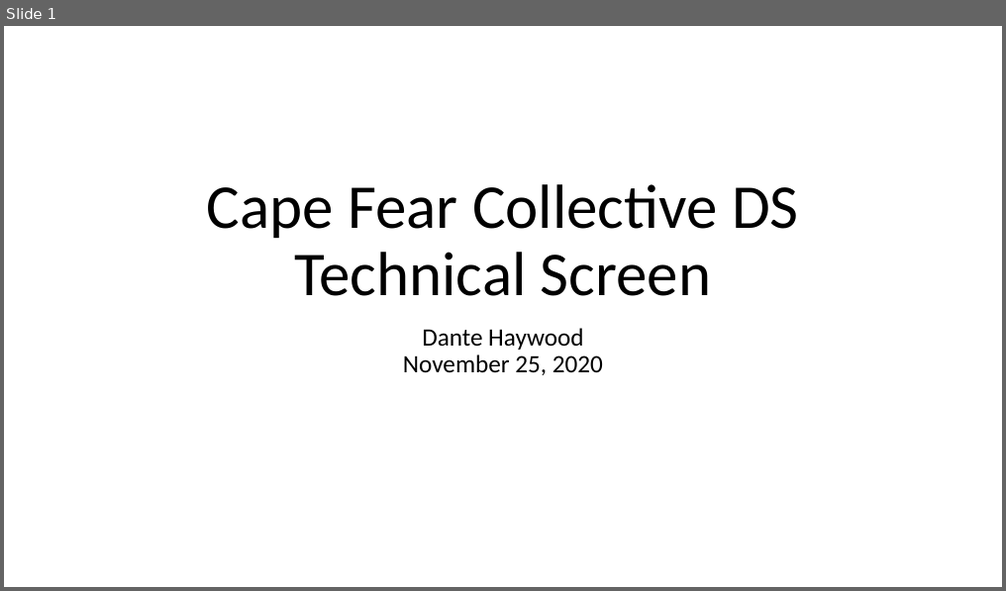
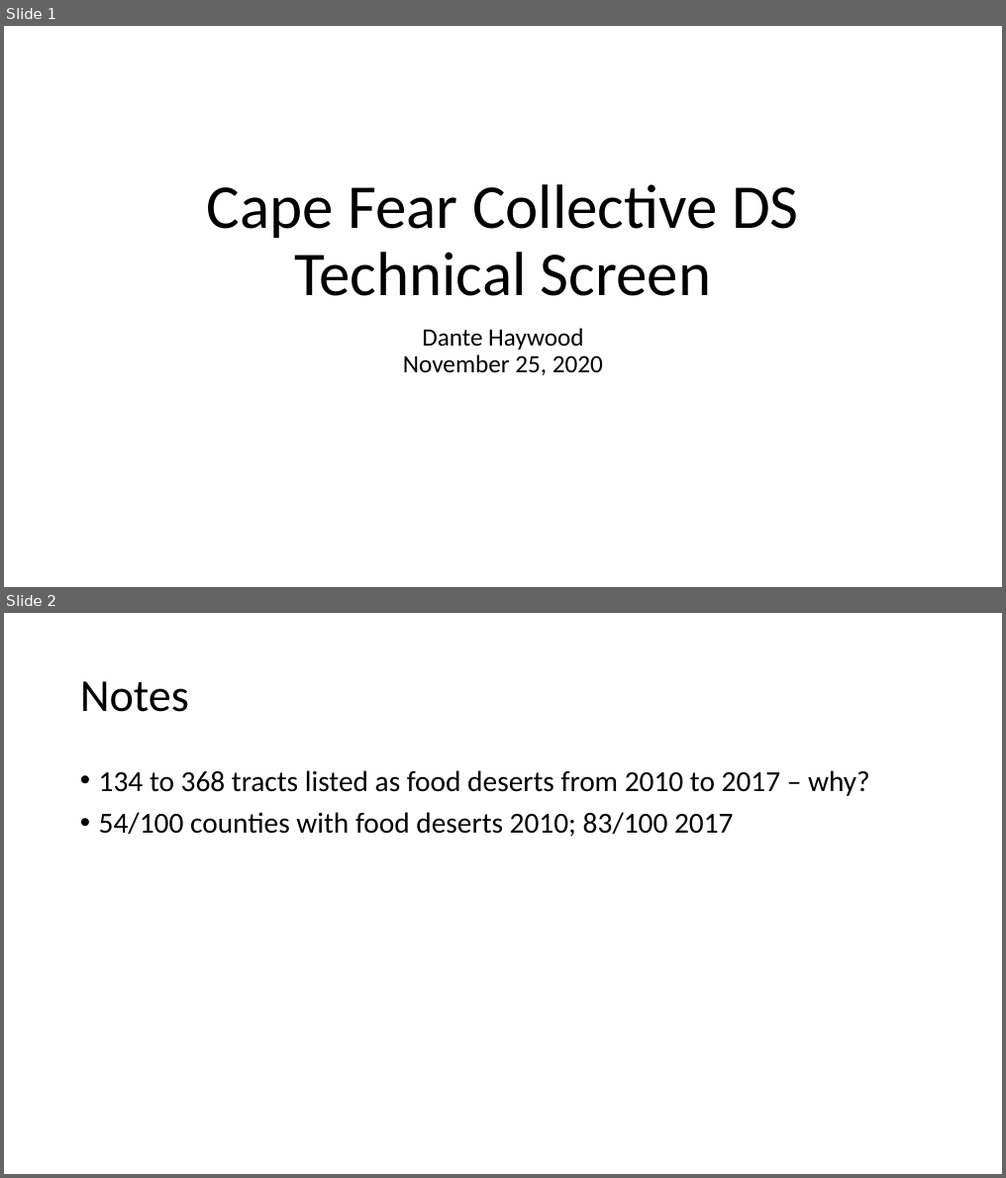
Before and after one commit to DanteHaywood/cfc_ds_screen, a slide deck: doc/2020_11_25_cfc_ds_technical_screen_haywood.pptx. Shown one above the other, each under a label of ours: slide 1 before the commit, slides 1 and 2 after it. The pictures are 1006x591 and 1006x1178 pixels, drawn with LibreOffice and Linux fonts; fonts in the diff are those of the drawing. Boxes give left, top, right and bottom in pixels: in the first picture for what was removed or moved away, otherwise in the second. Text is boxed around its words. In the diff, an @@ line names an element or a change of style, - is before the commit and + after.

Commit message:
Added univariate statistics on food_desert variables

```diff
--- a/doc/2020_11_25_cfc_ds_technical_screen_haywood.pptx
+++ b/doc/2020_11_25_cfc_ds_technical_screen_haywood.pptx
@@ slide 2 added at (4, 613, 1002, 1174), background #FFFFFF @@
@@ title added at (80, 681, 189, 712), 44 pt, text #000000 @@
+Notes
@@ text added at (99, 770, 870, 837), 28 pt, text #000000 @@
+• 134 to 368 tracts listed as food deserts from 2010 to 2017 – why?
+• 54/100 counties with food deserts 2010; 83/100 2017
```
Also in this commit, not shown: 2 other files.
